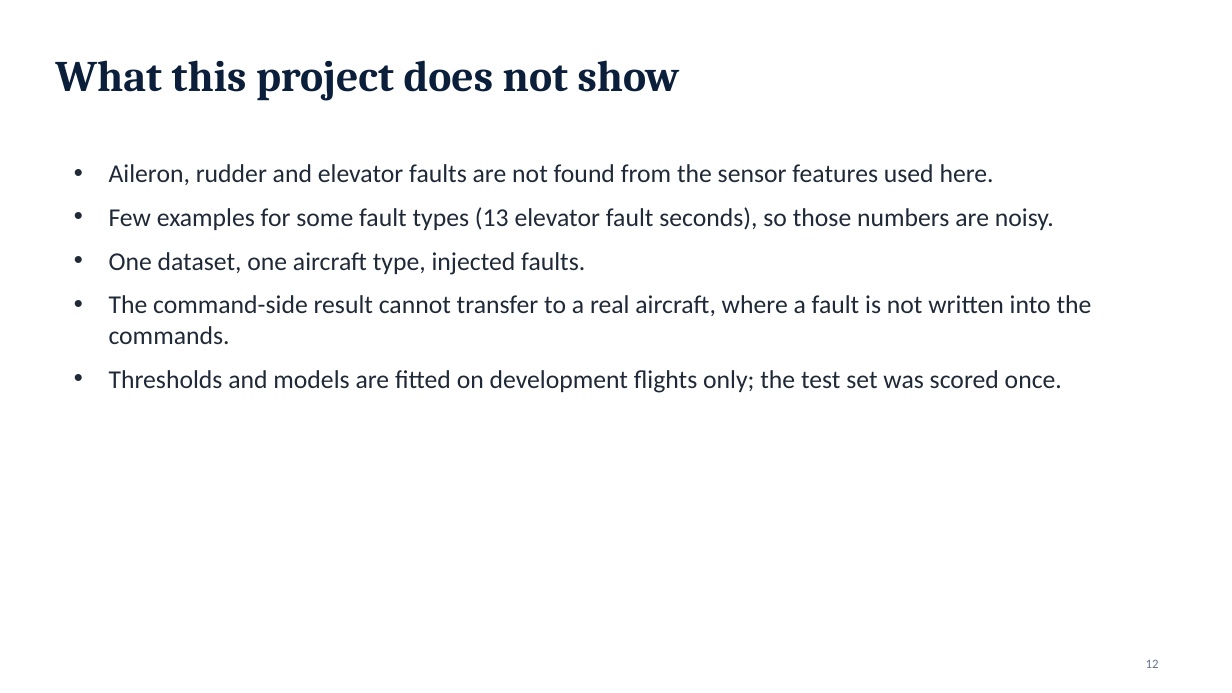
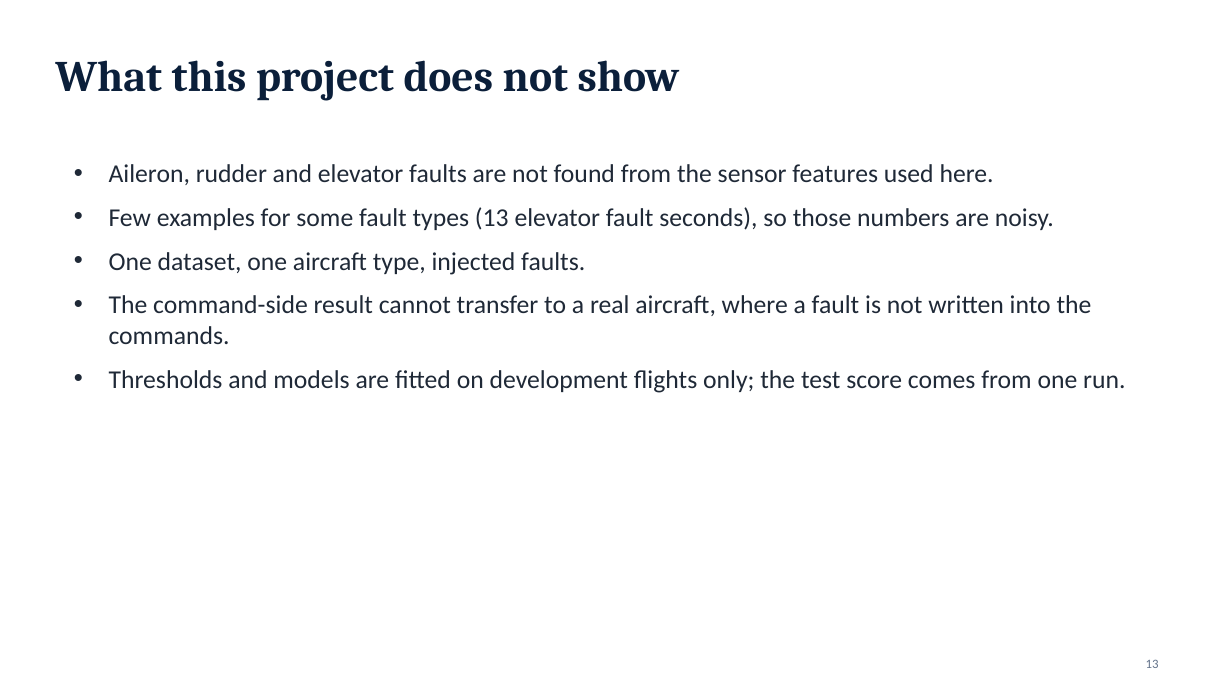
Before and after one commit to PhamAnhHoangg/alfa-fault-detection, a slide deck: slide 13 of docs/ALFA_fault_detection_presentation.pptx (slide 12 before the commit). Drawn at 1232x693 pixels with LibreOffice and Linux fonts; fonts in the diff are those of the drawing. Boxes give left, top, right and bottom in pixels: in the first picture for what was removed or moved away, otherwise in the second. Text is boxed around its words. In the diff, an @@ line names an element or a change of style, - is before the commit and + after.

Commit message:
Update presentation: new pictures, checks slide, wording fixes

```diff
--- a/docs/ALFA_fault_detection_presentation.pptx
+++ b/docs/ALFA_fault_detection_presentation.pptx
@@ text at <box>109,370,1125,393</box>: text changed @@
-• Thresholds and models are fitted on development flights only; the test set was scored once.
+• Thresholds and models are fitted on development flights only; the test score comes from one run.
```
Also in this commit, not shown: 2 other slides changed, 1 slide added, 1 other file.
